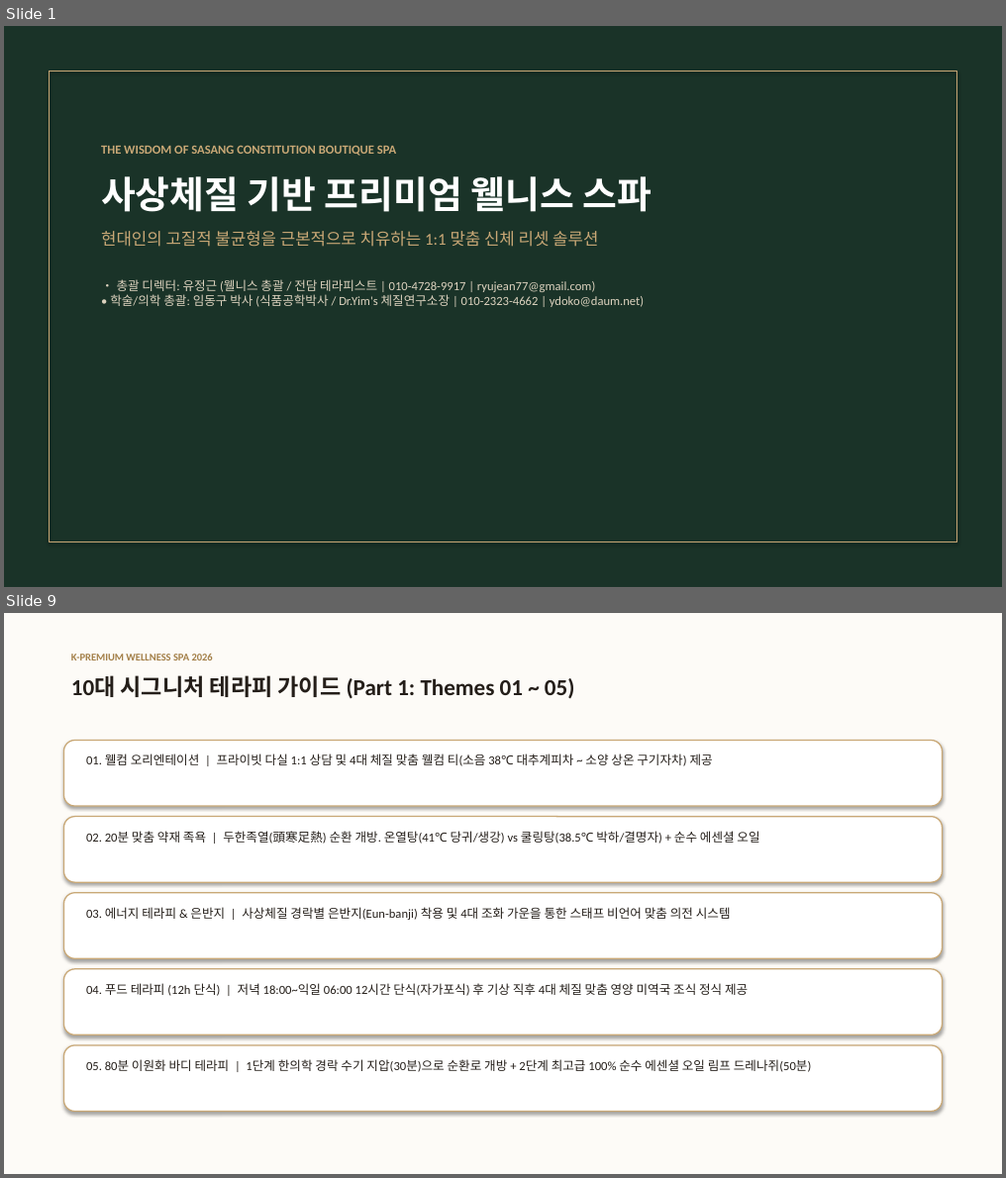
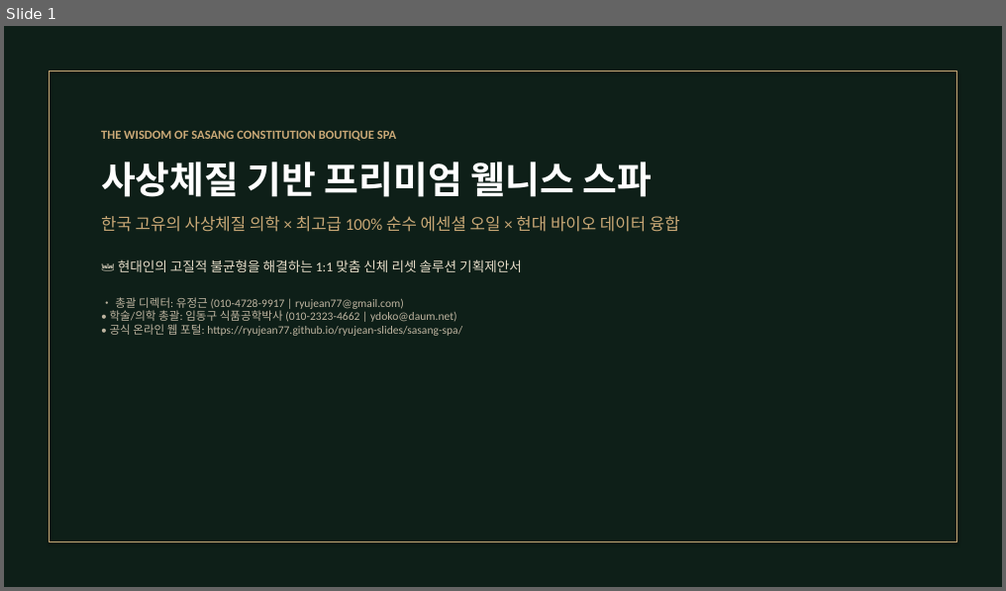
Before and after one commit to ryujean77/ryujean-slides, a slide deck: sasang-spa/사상체질_프리미엄_스파_프로젝트_제안서_발표자료.pptx. Shown one above the other, each under a label of ours: slides 1 and 9 before the commit, slide 1 after it; the slides between them are not shown. The pictures are 1006x1178 and 1006x591 pixels, drawn with LibreOffice and Linux fonts; fonts in the diff are those of the drawing. Boxes give left, top, right and bottom in pixels: in the first picture for what was removed or moved away, otherwise in the second. Text is boxed around its words. In the diff, an @@ line names an element or a change of style, - is before the commit and + after.

Commit message:
feat: 웹사이트 스타일 UI를 100% 이식한 최고급 럭셔리 PPTX 및 인터랙티브 웹 슬라이드 배포

```diff
--- a/sasang-spa/사상체질_프리미엄_스파_프로젝트_제안서_발표자료.pptx
+++ b/sasang-spa/사상체질_프리미엄_스파_프로젝트_제안서_발표자료.pptx
@@ slide 9 removed at [4,613,1002,1174], background #FFFFFF @@
@@ rectangle removed at [4,613,1002,1174] @@
@@ text removed at [71,654,213,661] @@
-K-PREMIUM WELLNESS SPA 2026
@@ text removed at [71,675,575,699] @@
-10대 시그니처 테라피 가이드 (Part 1: Themes 01 ~ 05)
@@ rounded rectangle removed at [63,741,943,806] @@
@@ text removed at [86,754,713,766] @@
-01. 웰컴 오리엔테이션 | 프라이빗 다실 1:1 상담 및 4대 체질 맞춤 웰컴 티(소음 38℃ 대추계피차 ~ 소양 상온 구기자차) 제공
@@ rounded rectangle removed at [63,817,943,882] @@
@@ text removed at [86,831,759,844] @@
-02. 20분 맞춤 약재 족욕 | 두한족열(頭寒足熱) 순환 개방. 온열탕(41℃ 당귀/생강) vs 쿨링탕(38.5℃ 박하/결명자) + 순수 에센셜 오일
@@ rounded rectangle removed at [63,893,943,959] @@
@@ text removed at [86,907,731,920] @@
-03. 에너지 테라피 & 은반지 | 사상체질 경락별 은반지(Eun-banji) 착용 및 4대 조화 가운을 통한 스태프 비언어 맞춤 의전 시스템
@@ rounded rectangle removed at [63,969,943,1035] @@
@@ text removed at [86,983,747,996] @@
-04. 푸드 테라피 (12h 단식) | 저녁 18:00~익일 06:00 12시간 단식(자가포식) 후 기상 직후 4대 체질 맞춤 영양 미역국 조식 정식 제공
@@ rounded rectangle removed at [63,1046,943,1112] @@
@@ text removed at [86,1059,812,1072] @@
-05. 80분 이원화 바디 테라피 | 1단계 한의학 경락 수기 지압(30분)으로 순환로 개방 + 2단계 최고급 100% 순수 에센셜 오일 림프 드레나쥐(50분)
@@ slide 1 changed as well @@
@@ rectangle at [4,26,1002,587]: fill #1A3328 to #0E1F18 @@
@@ text "THE WISDOM OF SASANG CONSTITUTION ...": place and size @@
-text "THE WISDOM OF SASANG CONSTITUTION ..." at [101,145,652,307]
+text "THE WISDOM OF SASANG CONSTITUTION ..." at [101,130,680,336]
@@ text at [101,216,680,336]: text changed; size 12 to 11 pt; text colour #DCD2BE to #BEB4A0 @@
-현대인의 고질적 불균형을 근본적으로 치유하는 1:1 맞춤 신체 리셋 솔루션
-• 총괄 디렉터: 유정근 (웰니스 총괄 / 전담 테라피스트 | 010-4728-9917 | ryujean77@gmail.com)
-• 학술/의학 총괄: 임동구 박사 (식품공학박사 / Dr.Yim's 체질연구소장 | 010-2323-4662 | ydoko@daum.net)
+한국 고유의 사상체질 의학 × 최고급 100% 순수 에센셜 오일 × 현대 바이오 데이터 융합
+👑 현대인의 고질적 불균형을 해결하는 1:1 맞춤 신체 리셋 솔루션 기획제안서
+• 총괄 디렉터: 유정근 (010-4728-9917 | ryujean77@gmail.com)
+• 학술/의학 총괄: 임동구 식품공학박사 (010-2323-4662 | ydoko@daum.net)
+• 공식 온라인 웹 포털: https://ryujean77.github.io/ryujean-slides/sasang-spa/
```
Also in this commit, not shown: 8 other slides changed, 1 slide added, 6 other slides removed, 1 other file.
